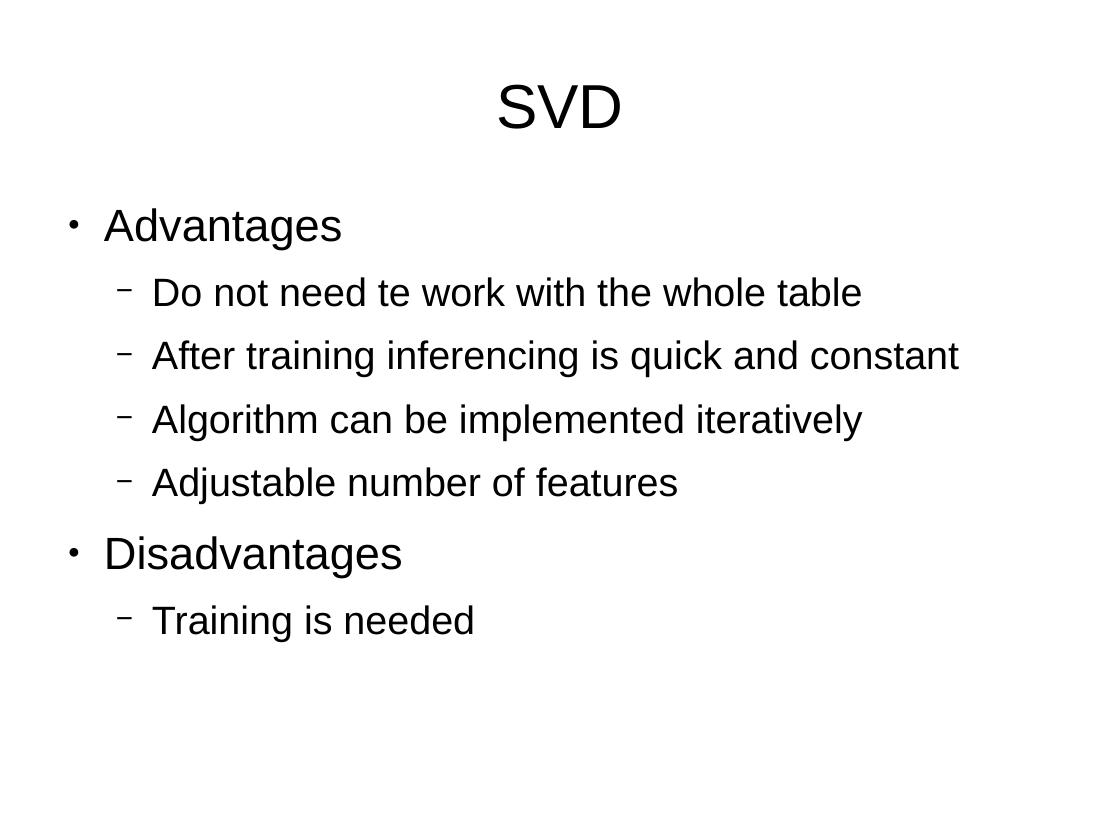
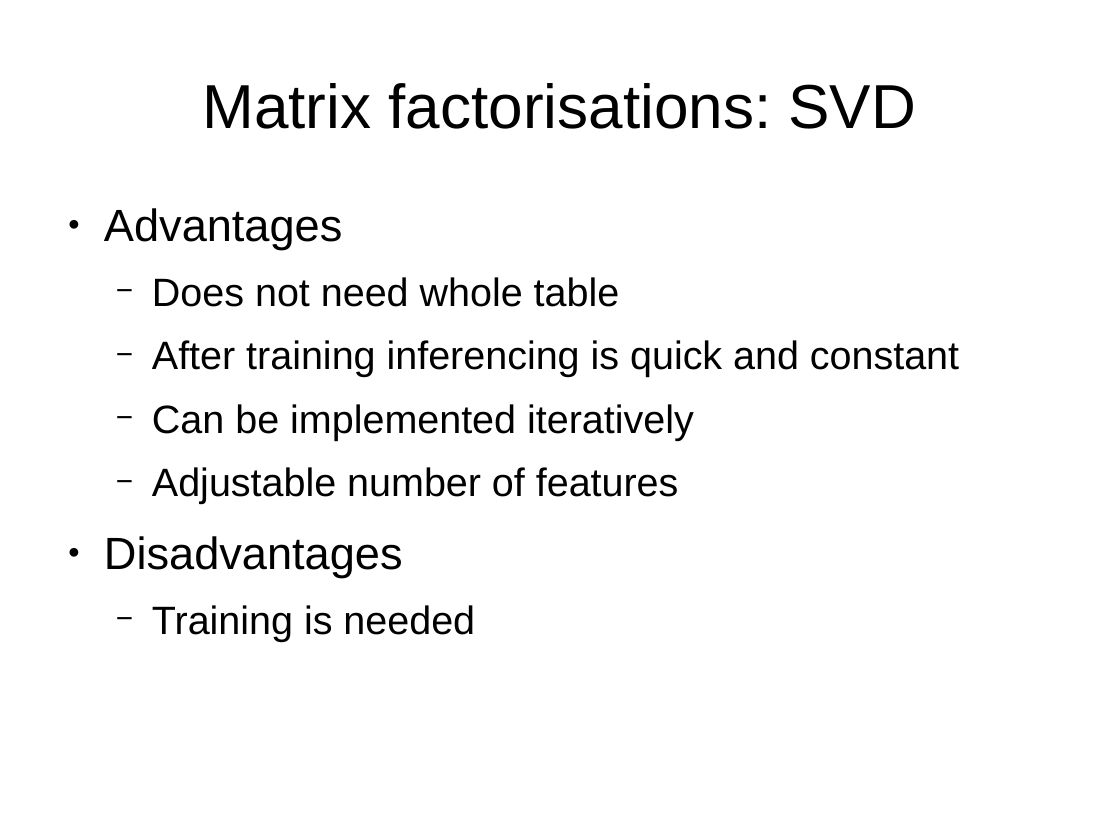
Before and after one commit to DriesSmit/Recommendation-System, a slide deck: slide 7 of Presentation.odp (slide 2 before the commit). Drawn at 1120x840 pixels with LibreOffice and Linux fonts; fonts in the diff are those of the drawing. Boxes give left, top, right and bottom in pixels: in the first picture for what was removed or moved away, otherwise in the second. Text is boxed around its words. In the diff, an @@ line names an element or a change of style, - is before the commit and + after.

Commit message:
Working on presentation.

```diff
--- a/Presentation.odp
+++ b/Presentation.odp
@@ title at (203, 83, 917, 129): text changed @@
-SVD
+Matrix factorisations: SVD
@@ text at (152, 277, 620, 307): text changed @@
-  − Do not need te work with the whole table
+  − Does not need whole table
@@ text at (152, 404, 694, 440): text changed @@
-  − Algorithm can be implemented iteratively
+  − Can be implemented iteratively
```
Also in this commit, not shown: 5 slides added, 6 other files.
